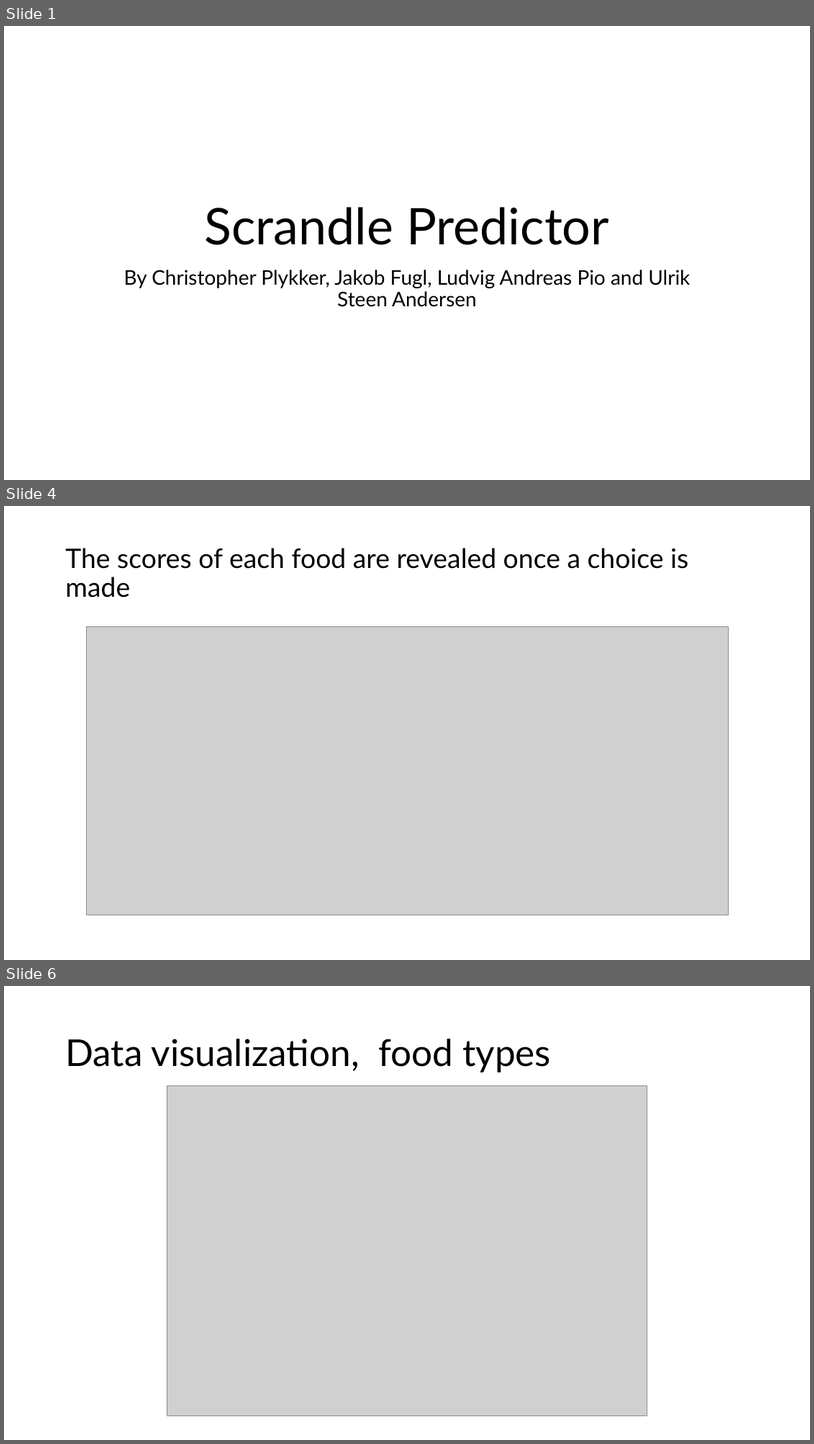
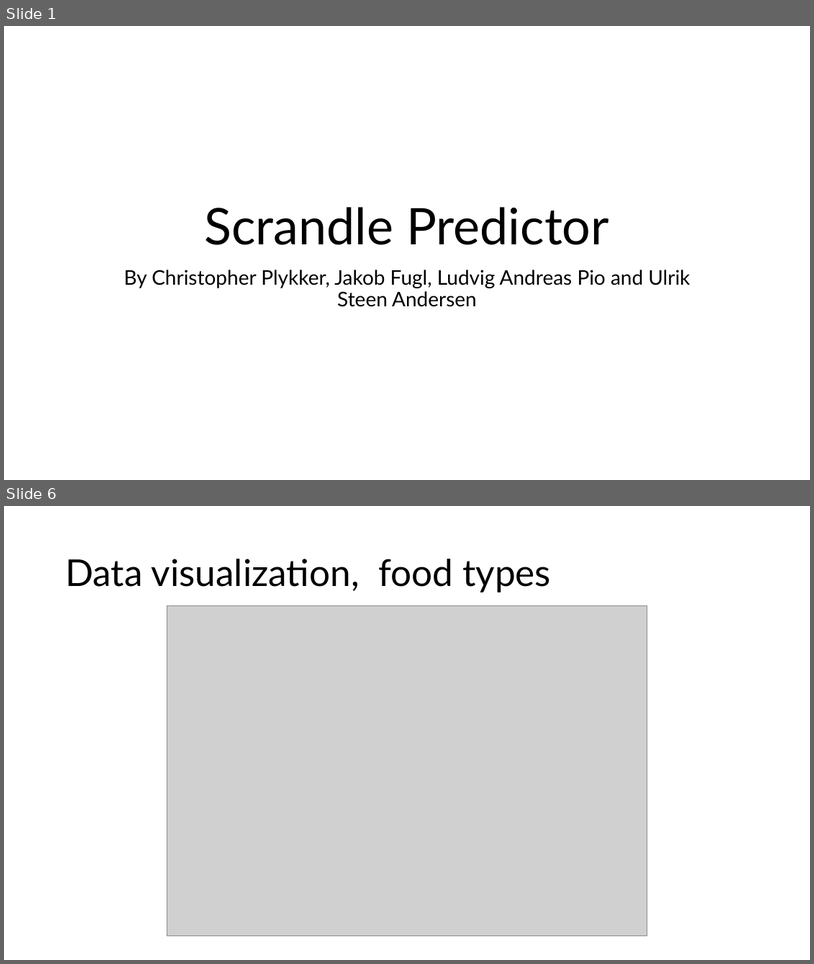
Before and after one commit to JakobFugl/scrandle_ml_project, a slide deck: power_point_folder/power_point_project.pptx. Shown one above the other, each under a label of ours: slides 1, 4 and 6 before the commit, slides 1 and 6 after it; the slides between them are not shown. The pictures are 814x1444 and 814x964 pixels, drawn with LibreOffice and Linux fonts; fonts in the diff are those of the drawing; grey boxes stand for pictures. Boxes give left, top, right and bottom in pixels: in the first picture for what was removed or moved away, otherwise in the second. Text is boxed around its words. In the diff, an @@ line names an element or a change of style, - is before the commit and + after.

```diff
--- a/power_point_folder/power_point_project.pptx
+++ b/power_point_folder/power_point_project.pptx
@@ slide 4 removed at box(4, 506, 810, 960), background #FFFFFF @@
@@ title removed at box(65, 548, 689, 597) @@
-The scores of each food are revealed once a choice is made
@@ picture removed at box(86, 627, 729, 915) @@
```
Also in this commit, not shown: 3 slides changed, 2 slides added, 1 other slide removed, 4 other files.
